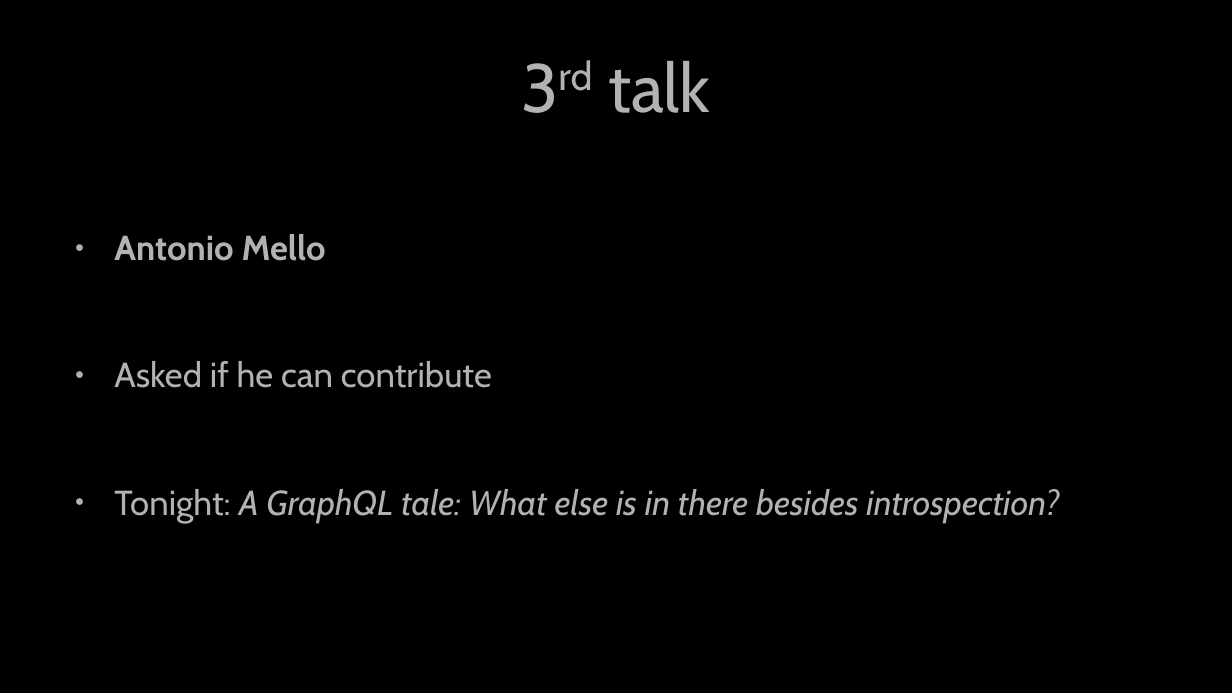
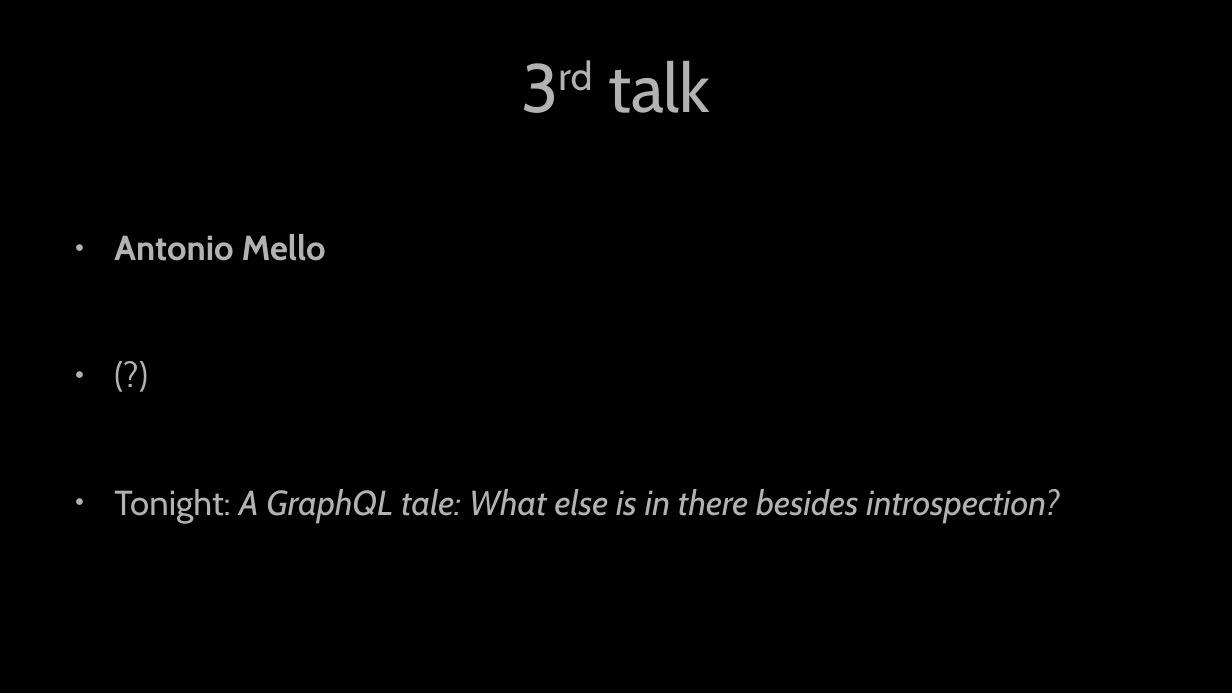
Before and after one commit to Security-Nights/orga, a slide deck: slide 6 of 2023/March/presentation.odp. Drawn at 1232x693 pixels with LibreOffice and Linux fonts; fonts in the diff are those of the drawing. Boxes give left, top, right and bottom in pixels: in the first picture for what was removed or moved away, otherwise in the second. Text is boxed around its words. In the diff, an @@ line names an element or a change of style, - is before the commit and + after.

Commit message:
Updated presentation

```diff
--- a/2023/March/presentation.odp
+++ b/2023/March/presentation.odp
@@ text at (x1=114, y1=361, x2=492, y2=388): text changed @@
-● Asked if he can contribute
+● (?)
```
Also in this commit, not shown: 4 other slides changed, 1 other file.
